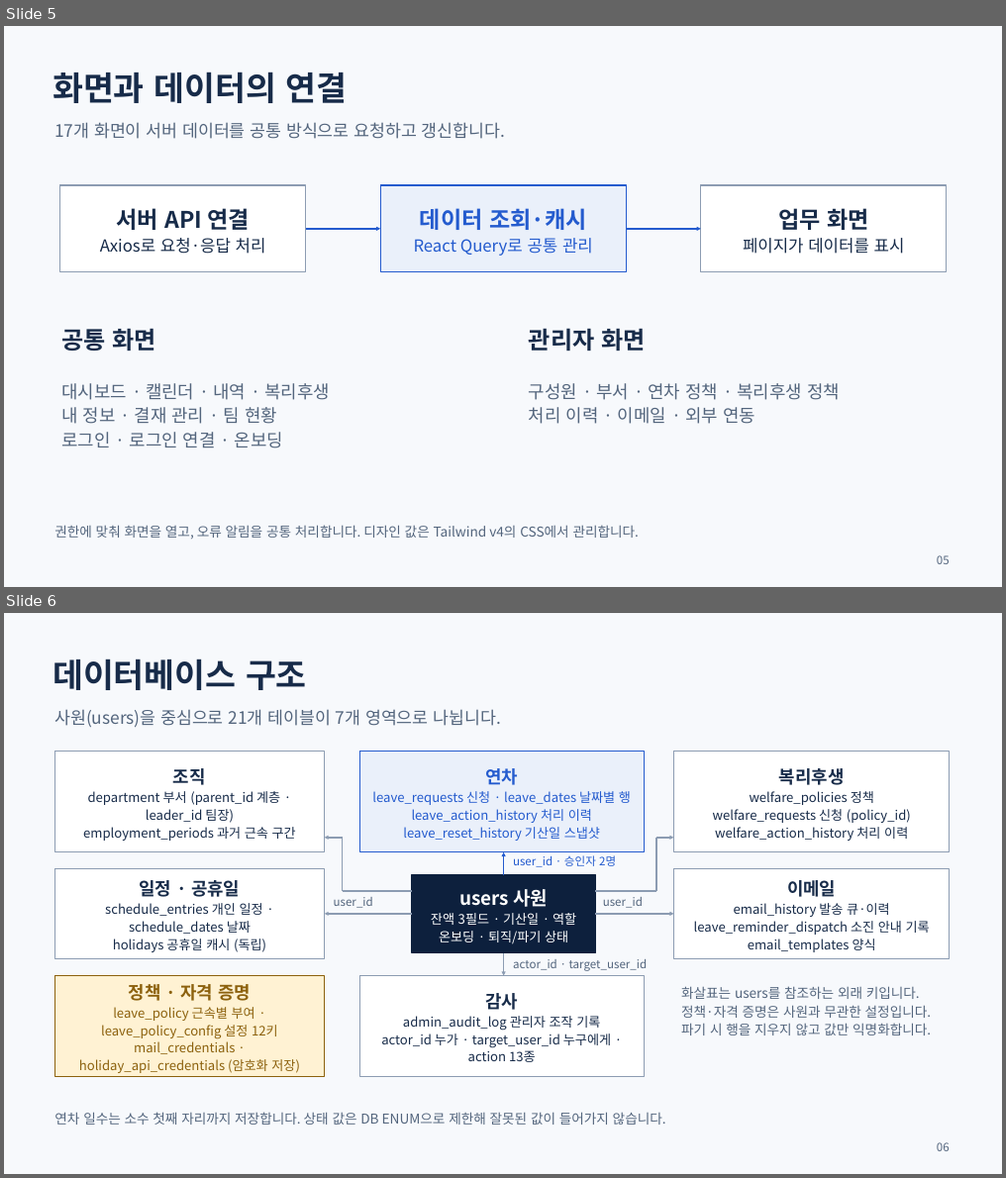
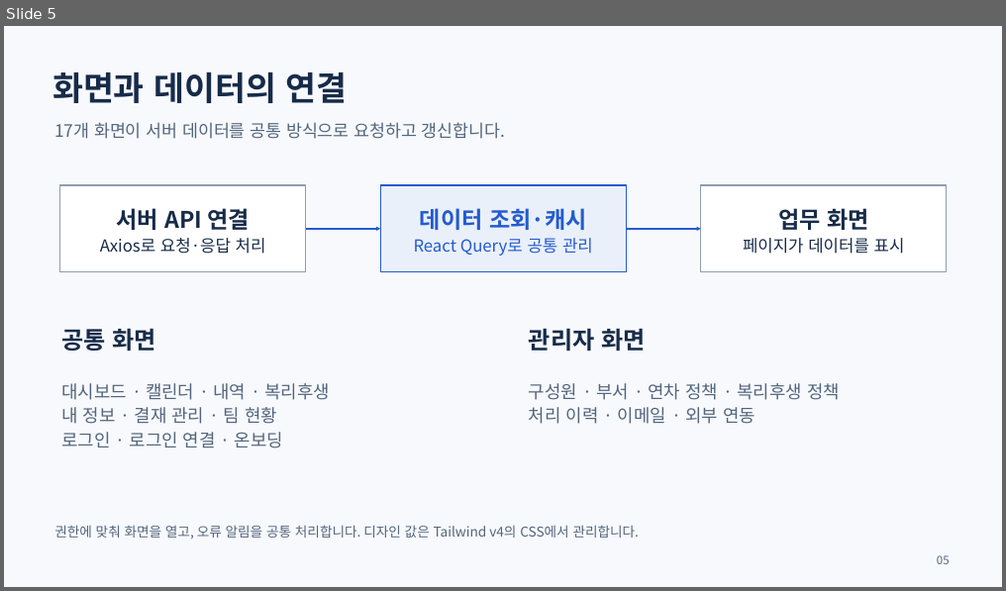
Before and after one commit to yejun9052/mlsoft-first-project, a slide deck: docs/발표자료/연차ON-프로젝트-소개-2026-09-11.pptx. Shown one above the other, each under a label of ours: slides 5 and 6 before the commit, slide 5 after it. The pictures are 1006x1178 and 1006x591 pixels, drawn with LibreOffice and Linux fonts; fonts in the diff are those of the drawing. Boxes give left, top, right and bottom in pixels: in the first picture for what was removed or moved away, otherwise in the second. Text is boxed around its words. In the diff, an @@ line names an element or a change of style, - is before the commit and + after.

```diff
--- a/docs/발표자료/연차ON-프로젝트-소개-2026-09-11.pptx
+++ b/docs/발표자료/연차ON-프로젝트-소개-2026-09-11.pptx
@@ slide 6 removed at (4, 613, 1002, 1174), background #F7F9FC @@
@@ text removed at (53, 659, 307, 690) @@
-데이터베이스 구조
@@ text removed at (54, 709, 501, 727) @@
-사원(users)을 중심으로 21개 테이블이 7개 영역으로 나뉩니다.
@@ rectangle removed at (54, 752, 325, 853) @@
-조직
-department 부서 (parent_id 계층 · leader_id 팀장)
-employment_periods 과거 근속 구간
@@ rectangle removed at (359, 752, 645, 853) @@
-연차
-leave_requests 신청 · leave_dates 날짜별 행
-leave_action_history 처리 이력
-leave_reset_history 기산일 스냅샷
@@ rectangle removed at (674, 752, 949, 853) @@
-복리후생
-welfare_policies 정책
-welfare_requests 신청 (policy_id)
-welfare_action_history 처리 이력
@@ arrow removed from (343, 838) to (325, 838) @@
@@ line removed from (343, 891) to (343, 838) @@
@@ line removed from (656, 891) to (656, 838) @@
@@ arrow removed from (656, 838) to (674, 838) @@
@@ rectangle removed at (54, 869, 325, 959) @@
-일정 · 공휴일
-schedule_entries 개인 일정 · schedule_dates 날짜
-holidays 공휴일 캐시 (독립)
@@ rectangle removed at (412, 875, 595, 954) @@
-users 사원
-잔액 3필드 · 기산일 · 역할
-온보딩 · 퇴직/파기 상태
@@ arrow removed from (503, 875) to (503, 853) @@
@@ text removed at (513, 856, 616, 867) @@
-user_id · 승인자 2명
@@ rectangle removed at (674, 869, 949, 959) @@
-이메일
-email_history 발송 큐·이력
-leave_reminder_dispatch 소진 안내 기록
-email_templates 양식
@@ text removed at (334, 897, 373, 908) @@
-user_id
@@ line removed from (412, 891) to (343, 891) @@
@@ line removed from (595, 891) to (656, 891) @@
@@ text removed at (603, 897, 643, 908) @@
-user_id
@@ arrow removed from (412, 914) to (325, 914) @@
@@ arrow removed from (595, 914) to (674, 914) @@
@@ arrow removed from (503, 954) to (503, 976) @@
@@ text removed at (513, 959, 648, 971) @@
-actor_id · target_user_id
@@ rectangle removed at (54, 976, 325, 1077) @@
-정책 · 자격 증명
-leave_policy 근속별 부여 · leave_policy_config 설정 12키
-mail_credentials · holiday_api_credentials (암호화 저장)
@@ rectangle removed at (359, 976, 645, 1077) @@
-감사
-admin_audit_log 관리자 조작 기록
-actor_id 누가 · target_user_id 누구에게 · action 13종
@@ text removed at (681, 986, 931, 1036) @@
-화살표는 users를 참조하는 외래 키입니다.
-정책·자격 증명은 사원과 무관한 설정입니다.
-파기 시 행을 지우지 않고 값만 익명화합니다.
@@ text removed at (54, 1112, 666, 1125) @@
-연차 일수는 소수 첫째 자리까지 저장합니다. 상태 값은 DB ENUM으로 제한해 잘못된 값이 들어가지 않습니다.
@@ text removed at (937, 1143, 949, 1152) @@
-06
```
Also in this commit, not shown: 11 slides changed, 2 slides added, 6 other slides removed, 3 other files.
